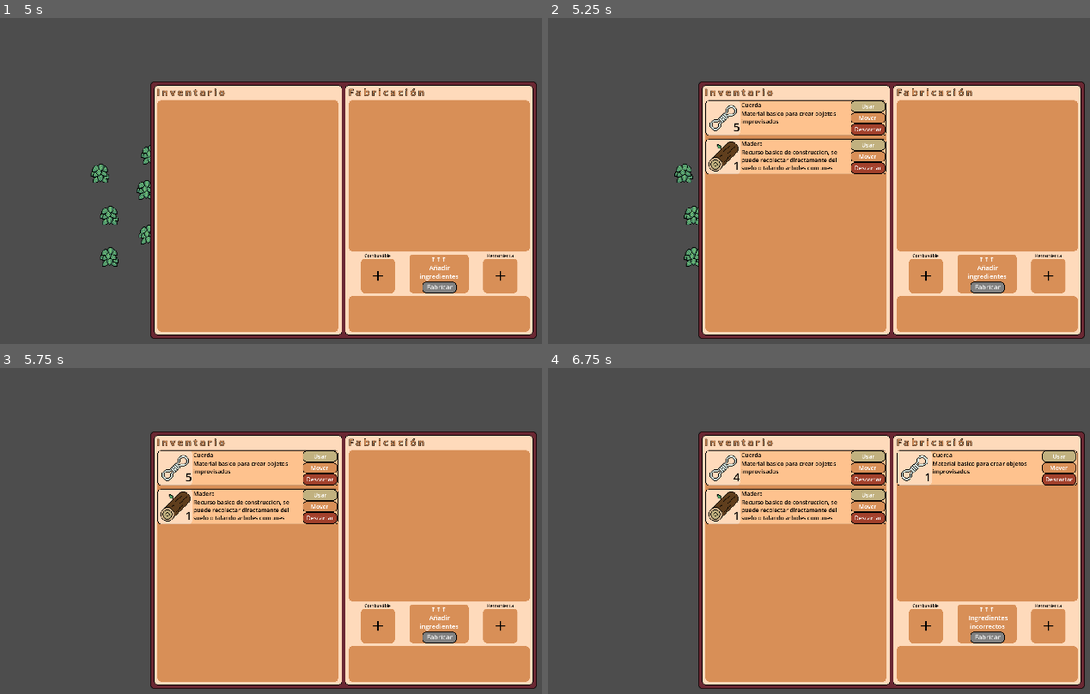
Above: before the commit, frames 1-4 (two rows, left to right).
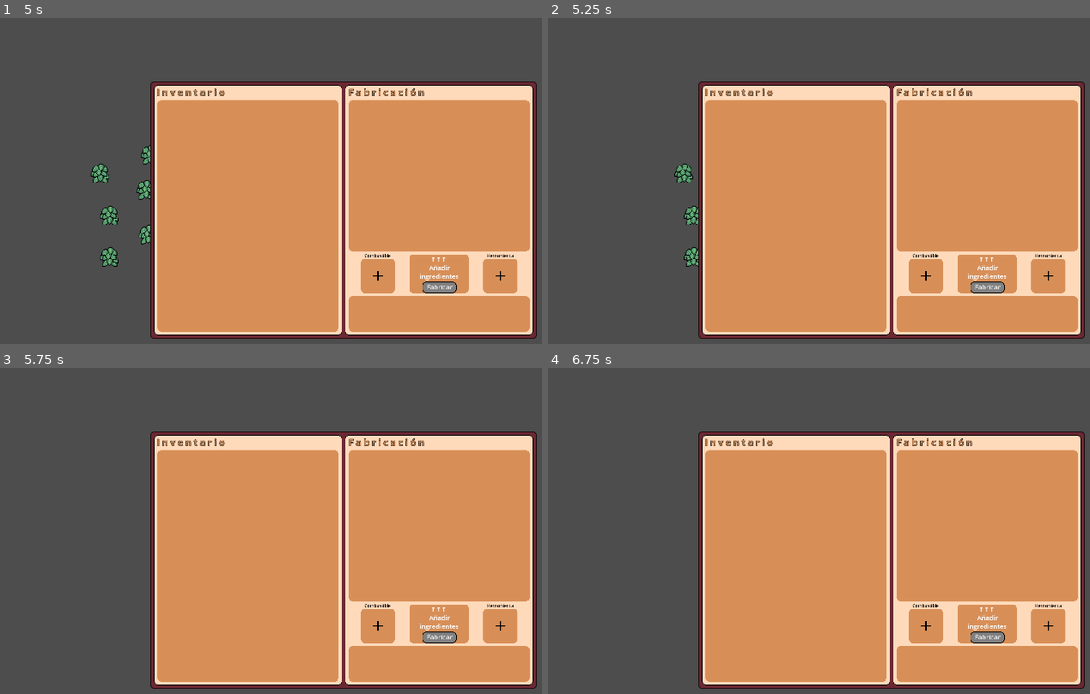
Above: after the commit, the same moments.

Repository: MarcosGomez66/isla_solitaria
Game: Godot game, scene res://main/testscene.tscn
The game is run twice, just before and just after one commit, with the same random seed, the same clock (stepped at 60 frames per second) and the same inputs.
Inputs (mouse positions are in pixels of both pictures, inside the frame that each line leads up to):
- Up to frame 1 (5 s): tap Enter at 0.5 s; hold D (move_right) 0.53-1.25 s; hold R (craft) 0.53-1.25 s; click (379, 275) at 1.27 s; tap Space at 2 s; hold S (move_down) 2.03-2.78 s; tap F (interact) at 2.1, 3.6 s; hold D (move_right) 2.78-3.53 s; hold R (craft) 2.78-3.53 s; hold W (move_up) 3.53-4.28 s; hold A (move_left) from 4.28 s (still down); hold R (craft) from 4.28 s (still down)
- Up to frame 2 (5.25 s): keep holding A (move_left); release R (craft) at 5.03 s; tap F (interact) at 5.1 s
- Up to frame 3 (5.75 s): keep holding A (move_left)
- Up to frame 4 (6.75 s): release A (move_left) at 5.75 s; click (867, 456) at 5.75 s, where only the run before the commit has a clickable "Usar"; click (867, 469) at 6.5 s, where only the run before the commit has a clickable "Mover"

Frame 1 is identical in both runs. In frame 2, 7.1% of the frame differs, in the area x 29-63%, y 25-48%; in frame 3, 7.1%; in frame 4, 11%, in the area x 29-98%, y 25-81%.
Error after the commit: Invalid access to property or key 'object_name' on a base object of type 'Area2D (madera.gd)'. (res://player/player.gd:61)

Commit message:
modificar todo para trabajar con recursos .tres

Diff:
--- a/resources/items/primary/club.tres
+++ b/resources/items/primary/club.tres
@@ -1,7 +1,12 @@
-[gd_resource type="Resource" script_class="ItemData" load_steps=2 format=3 uid="uid://b4gqrygtsawan"]
+[gd_resource type="Resource" script_class="ItemData" load_steps=3 format=3 uid="uid://b4gqrygtsawan"]
 
+[ext_resource type="Texture2D" uid="uid://bmwou15jhg4yk" path="res://assets/inventory_icons/primary/garrote_icon.png" id="1_ayw4k"]
 [ext_resource type="Script" uid="uid://bvqfmc8y5wmac" path="res://resources/ItemData.gd" id="1_jltdo"]
 
 [resource]
 script = ExtResource("1_jltdo")
+name = "Garrote"
+icon = ExtResource("1_ayw4k")
+description = "Arma improvisada para dar golpes, es mejor que nada"
+type = "Pole"
 metadata/_custom_type_script = "uid://bvqfmc8y5wmac"
--- a/resources/items/primary/improvised_axe.tres
+++ b/resources/items/primary/improvised_axe.tres
@@ -1,7 +1,12 @@
-[gd_resource type="Resource" script_class="ItemData" load_steps=2 format=3 uid="uid://cxoifbup5pr3w"]
+[gd_resource type="Resource" script_class="ItemData" load_steps=3 format=3 uid="uid://cxoifbup5pr3w"]
 
 [ext_resource type="Script" uid="uid://bvqfmc8y5wmac" path="res://resources/ItemData.gd" id="1_jcscb"]
+[ext_resource type="Texture2D" uid="uid://dqofce28tdpco" path="res://assets/inventory_icons/primary/hacha_improvisada_icon.png" id="1_l6lr0"]
 
 [resource]
 script = ExtResource("1_jcscb")
+name = "Hacha improvisada"
+icon = ExtResource("1_l6lr0")
+description = "Herramienta basica para recolectar madera de arboles comunes"
+type = "Axe"
 metadata/_custom_type_script = "uid://bvqfmc8y5wmac"
--- a/resources/items/primary/improvised_hammer.tres
+++ b/resources/items/primary/improvised_hammer.tres
@@ -1,7 +1,12 @@
-[gd_resource type="Resource" script_class="ItemData" load_steps=2 format=3 uid="uid://dlr4k5kho3bc6"]
+[gd_resource type="Resource" script_class="ItemData" load_steps=3 format=3 uid="uid://dlr4k5kho3bc6"]
 
+[ext_resource type="Texture2D" uid="uid://x5jsuogcndi8" path="res://assets/inventory_icons/primary/martillo_improvisado_icon.png" id="1_ckujx"]
 [ext_resource type="Script" uid="uid://bvqfmc8y5wmac" path="res://resources/ItemData.gd" id="1_qae8d"]
 
 [resource]
 script = ExtResource("1_qae8d")
+name = "Martillo"
+icon = ExtResource("1_ckujx")
+description = "Herramiena improvisada para realizar trabajos que requieren golpes"
+type = "Hammer"
 metadata/_custom_type_script = "uid://bvqfmc8y5wmac"
--- a/resources/items/primary/improvised_knife.tres
+++ b/resources/items/primary/improvised_knife.tres
@@ -1,7 +1,12 @@
-[gd_resource type="Resource" script_class="ItemData" load_steps=2 format=3 uid="uid://b5510mrul28w"]
+[gd_resource type="Resource" script_class="ItemData" load_steps=3 format=3 uid="uid://b5510mrul28w"]
 
+[ext_resource type="Texture2D" uid="uid://dnmhm0xd4ic25" path="res://assets/inventory_icons/primary/cuchillo_improvisado_icon.png" id="1_odlku"]
 [ext_resource type="Script" uid="uid://bvqfmc8y5wmac" path="res://resources/ItemData.gd" id="1_tp11w"]
 
 [resource]
 script = ExtResource("1_tp11w")
+name = "Cuchillo improvisado"
+icon = ExtResource("1_odlku")
+description = "Herramienta improvisada para realizar trabajos que requieran cortes"
+type = "knife"
 metadata/_custom_type_script = "uid://bvqfmc8y5wmac"
--- a/resources/items/primary/improvised_pic.tres
+++ b/resources/items/primary/improvised_pic.tres
@@ -1,7 +1,12 @@
-[gd_resource type="Resource" script_class="ItemData" load_steps=2 format=3 uid="uid://b3ncipi7ahati"]
+[gd_resource type="Resource" script_class="ItemData" load_steps=3 format=3 uid="uid://b3ncipi7ahati"]
 
+[ext_resource type="Texture2D" uid="uid://cppklg2ikstvq" path="res://assets/inventory_icons/primary/pico_improvisado_icon.png" id="1_8xgre"]
 [ext_resource type="Script" uid="uid://bvqfmc8y5wmac" path="res://resources/ItemData.gd" id="1_hia5y"]
 
 [resource]
 script = ExtResource("1_hia5y")
+name = "Pico improvisado"
+icon = ExtResource("1_8xgre")
+description = "Herramienta improvisada para extraer minerales de las menas"
+type = "Pic"
 metadata/_custom_type_script = "uid://bvqfmc8y5wmac"
--- /dev/null
+++ b/resources/items/resource/hardwood.tres
@@ -0,0 +1,13 @@
+[gd_resource type="Resource" script_class="ItemData" load_steps=3 format=3 uid="uid://kax0ex2txvpg"]
+
+[ext_resource type="Script" uid="uid://bvqfmc8y5wmac" path="res://resources/ItemData.gd" id="1_pide6"]
+[ext_resource type="Texture2D" uid="uid://d3iwvigguxilr" path="res://assets/inventory_icons/resources/madera_noble_icon.png" id="1_pjimn"]
+
+[resource]
+script = ExtResource("1_pide6")
+name = "Madera noble"
+icon = ExtResource("1_pjimn")
+description = "Recurso avanzado para crear objetos y estructuras resistentes"
+type = "Resource"
+stackable = true
+metadata/_custom_type_script = "uid://bvqfmc8y5wmac"
--- /dev/null
+++ b/resources/items/resource/medicinal_plant.tres
@@ -0,0 +1,13 @@
+[gd_resource type="Resource" script_class="ItemData" load_steps=3 format=3 uid="uid://blcl5mqgm2gyt"]
+
+[ext_resource type="Script" uid="uid://bvqfmc8y5wmac" path="res://resources/ItemData.gd" id="1_1eqlv"]
+[ext_resource type="Texture2D" uid="uid://5lqv0tylv4oi" path="res://assets/inventory_icons/resources/planta_medicinal_icon.png" id="1_m3k0i"]
+
+[resource]
+script = ExtResource("1_1eqlv")
+name = "Planta medicinal"
+icon = ExtResource("1_m3k0i")
+description = "Planta misteriosa con aparentes cualidades medicinales"
+type = "Resourse"
+stackable = true
+metadata/_custom_type_script = "uid://bvqfmc8y5wmac"
--- /dev/null
+++ b/resources/items/resource/miraculous_flower.tres
@@ -0,0 +1,13 @@
+[gd_resource type="Resource" script_class="ItemData" load_steps=3 format=3 uid="uid://cqyhkv6pjp0li"]
+
+[ext_resource type="Texture2D" uid="uid://bvdio8048jwhy" path="res://assets/inventory_icons/resources/flor_milagrosa_icon.png" id="1_dvvbf"]
+[ext_resource type="Script" uid="uid://bvqfmc8y5wmac" path="res://resources/ItemData.gd" id="2_pej1d"]
+
+[resource]
+script = ExtResource("2_pej1d")
+name = "Flor milagrosa"
+icon = ExtResource("1_dvvbf")
+description = "Flor misteriosa con aparentes cualidades curativas"
+type = "Resource"
+stackable = true
+metadata/_custom_type_script = "uid://bvqfmc8y5wmac"
--- /dev/null
+++ b/resources/items/resource/succulent_plant.tres
@@ -0,0 +1,13 @@
+[gd_resource type="Resource" script_class="ItemData" load_steps=3 format=3 uid="uid://c7fatqmemqk1o"]
+
+[ext_resource type="Texture2D" uid="uid://dh5f8xdj2e4nh" path="res://assets/inventory_icons/resources/suculenta_icon.png" id="1_aa6v6"]
+[ext_resource type="Script" uid="uid://bvqfmc8y5wmac" path="res://resources/ItemData.gd" id="1_ap6i4"]
+
+[resource]
+script = ExtResource("1_ap6i4")
+name = "Suculenta"
+icon = ExtResource("1_aa6v6")
+description = "Planta suculenta con aparentes cualidades medicinales"
+type = "Resource"
+stackable = true
+metadata/_custom_type_script = "uid://bvqfmc8y5wmac"
--- a/scenas/arbusto.gd
+++ b/scenas/arbusto.gd
@@ -1,13 +1,7 @@
 extends Area2D
 
-# datos que se van a pasar al invetario
-@export var object_name := 'Fibra vegetal'
-@export var object_icon = Texture2D #este icono es para el inventario no para el mundo
-@export var object_description = 'Recurso basico de construccion, se puede recolectar directamente del suelo'
-@export var quantity = 3
-var meta = {
-	'type': 'resourse',
-}
+@export var item_data: ItemData
+@export var quantity: int
 
 func _ready():
 	connect("body_entered", _on_body_entered)
--- a/scenas/arbusto.tscn
+++ b/scenas/arbusto.tscn
@@ -1,7 +1,7 @@
 [gd_scene load_steps=5 format=3 uid="uid://rp0ehdok78n8"]
 
 [ext_resource type="Script" uid="uid://1wkp2atqyvh2" path="res://scenas/arbusto.gd" id="1_axn3y"]
-[ext_resource type="Texture2D" uid="uid://b16fw248d0xer" path="res://assets/inventory_icons/resources/fibra_vegetal_icon.png" id="2_axn3y"]
+[ext_resource type="Resource" uid="uid://dolejs63jiwjr" path="res://resources/items/resource/leaves.tres" id="2_axn3y"]
 [ext_resource type="Texture2D" uid="uid://i3iq7wnwqwuc" path="res://assets/collectables_sprites/arbusto_sprite.png" id="3_0qowq"]
 
 [sub_resource type="RectangleShape2D" id="RectangleShape2D_hvgfx"]
@@ -9,7 +9,8 @@
 
 [node name="Area2D" type="Area2D"]
 script = ExtResource("1_axn3y")
-object_icon = ExtResource("2_axn3y")
+item_data = ExtResource("2_axn3y")
+quantity = 3
 
 [node name="Sprite2D" type="Sprite2D" parent="."]
 texture = ExtResource("3_0qowq")
--- a/scenas/madera.gd
+++ b/scenas/madera.gd
@@ -1,13 +1,7 @@
 extends Area2D
 
-# datos que se van a pasar al invetario
-@export var object_name := 'Madera'
-@export var object_icon = Texture2D
-@export var object_description = 'Recurso basico de construccion, se puede recolectar directamente del suelo o talando arboles comunes'
-@export var quantity = 1
-var meta = {
-	'type': 'resourse',
-}
+@export var item_data: ItemData
+@export var quantity: int
 
 func _ready():
 	connect("body_entered", _on_body_entered)
--- a/scenas/madera.tscn
+++ b/scenas/madera.tscn
@@ -2,14 +2,15 @@
 
 [ext_resource type="Script" uid="uid://bamkdggn620d1" path="res://scenas/madera.gd" id="1_hvgfx"]
 [ext_resource type="Texture2D" uid="uid://cd7x2dnh81evs" path="res://assets/collectables_sprites/madera_sprite.png" id="1_i1bhv"]
-[ext_resource type="Texture2D" uid="uid://ci002rtydya8v" path="res://assets/inventory_icons/resources/madera_icon.png" id="2_w74pq"]
+[ext_resource type="Resource" uid="uid://cpd0xorqjg1xt" path="res://resources/items/resource/wood.tres" id="2_fxeqn"]
 
 [sub_resource type="RectangleShape2D" id="RectangleShape2D_hvgfx"]
 size = Vector2(31, 13)
 
 [node name="Area2D" type="Area2D"]
 script = ExtResource("1_hvgfx")
-object_icon = ExtResource("2_w74pq")
+item_data = ExtResource("2_fxeqn")
+quantity = 1
 
 [node name="Sprite2D" type="Sprite2D" parent="."]
 texture = ExtResource("1_i1bhv")
--- a/scenas/piedra.gd
+++ b/scenas/piedra.gd
@@ -1,13 +1,7 @@
 extends Area2D
 
-# datos que se van a pasar al invetario
-@export var object_name := 'Piedra'
-@export var object_icon = Texture2D
-@export var object_description = 'Recurso basico de construccion, se puede recolectar directamente del suelo o extraerlo de peñascos con un pico'
-@export var quantity = 1
-var meta = {
-	'type': 'resourse',
-}
+@export var item_data: ItemData
+@export var quantity: int
 
 func _ready():
 	connect("body_entered", _on_body_entered)
--- a/scenas/piedra.tscn
+++ b/scenas/piedra.tscn
@@ -1,7 +1,7 @@
 [gd_scene load_steps=5 format=3 uid="uid://dopfqcbdgsult"]
 
 [ext_resource type="Script" uid="uid://djpufb3menxd1" path="res://scenas/piedra.gd" id="1_72rqr"]
-[ext_resource type="Texture2D" uid="uid://d0gvnh5hyhx2w" path="res://assets/inventory_icons/resources/piedra_icon.png" id="2_72rqr"]
+[ext_resource type="Resource" uid="uid://cp8qs2w7yd1gm" path="res://resources/items/resource/stone.tres" id="2_72rqr"]
 [ext_resource type="Texture2D" uid="uid://dh068sqocjgge" path="res://assets/collectables_sprites/piedra_sprite.png" id="3_6m7wq"]
 
 [sub_resource type="RectangleShape2D" id="RectangleShape2D_hvgfx"]
@@ -9,7 +9,8 @@
 
 [node name="Area2D" type="Area2D"]
 script = ExtResource("1_72rqr")
-object_icon = ExtResource("2_72rqr")
+item_data = ExtResource("2_72rqr")
+quantity = 1
 
 [node name="Sprite2D" type="Sprite2D" parent="."]
 texture = ExtResource("3_6m7wq")
Binary file added: assets/inventory_icons/resources/flor_milagrosa_icon.png
Not shown, added: assets/inventory_icons/resources/flor_milagrosa_icon.png.import
Binary file added: assets/inventory_icons/resources/guayaba_icon.png
Not shown, added: assets/inventory_icons/resources/guayaba_icon.png.import
Binary file added: assets/inventory_icons/resources/madera_noble_icon.png
Not shown, added: assets/inventory_icons/resources/madera_noble_icon.png.import
Binary file added: assets/inventory_icons/resources/planta_medicinal_icon.png
Not shown, added: assets/inventory_icons/resources/planta_medicinal_icon.png.import
Binary file added: assets/inventory_icons/resources/suculenta_icon.png
Not shown, added: assets/inventory_icons/resources/suculenta_icon.png.import
Not shown, changed: assets/iconos_inventory_resource.kra
Not shown, changed: assets/iconos_inventory_resource.kra~
